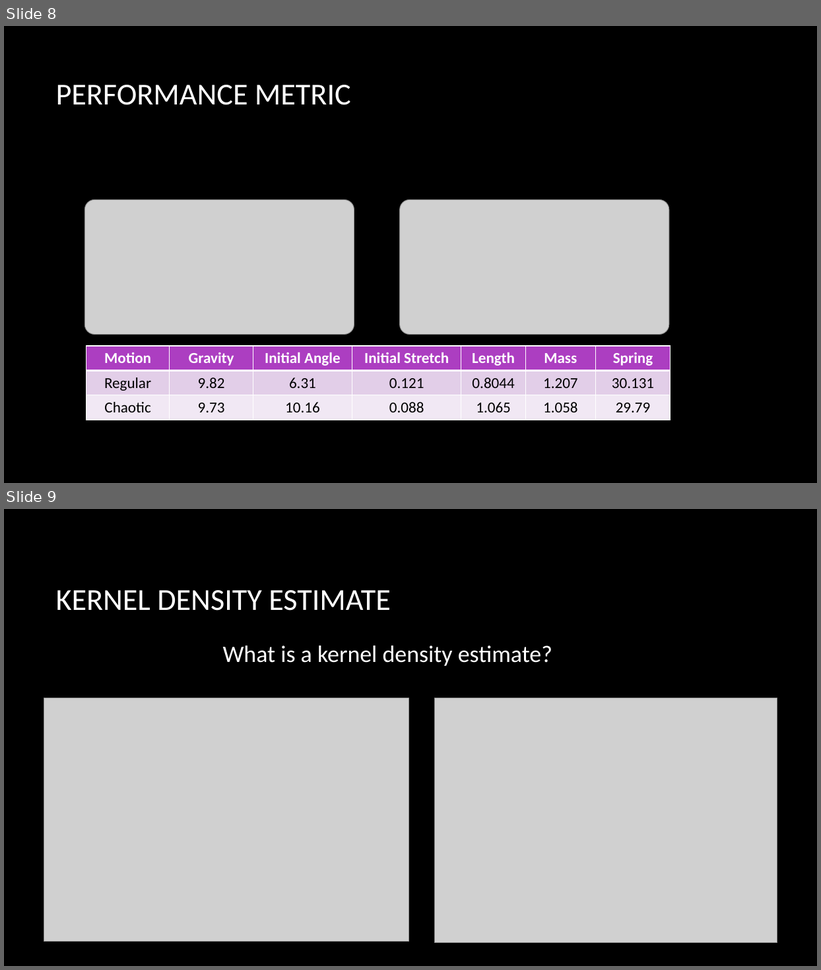
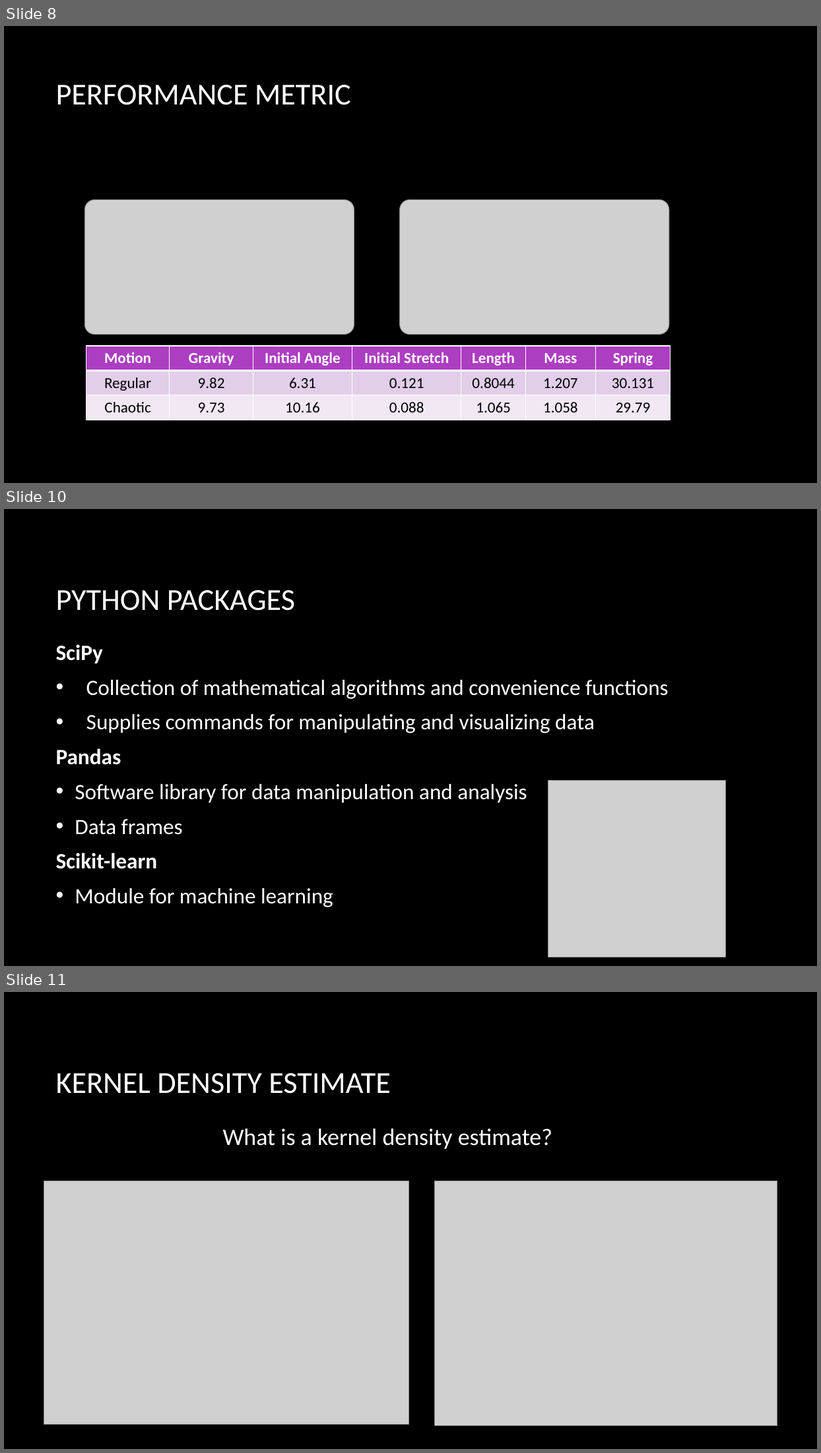
Before and after one commit to Smiley248/nasaspring, a slide deck: Presentations/NASA/NASA presentation.pptx. Shown one above the other, each under a label of ours: slides 8 and 9 before the commit, slides 8, 10 and 11 after it; the slides between them are not shown. The pictures are 821x970 and 821x1453 pixels, drawn with LibreOffice and Linux fonts; fonts in the diff are those of the drawing; grey boxes stand for pictures; background and template pictures are left out. Boxes give left, top, right and bottom in pixels: in the first picture for what was removed or moved away, otherwise in the second. Text is boxed around its words. In the diff, an @@ line names an element or a change of style, - is before the commit and + after.

```diff
--- a/Presentations/NASA/NASA presentation.pptx
+++ b/Presentations/NASA/NASA presentation.pptx
@@ slide 10 added at bbox=[4, 509, 817, 966], background picture (left out) @@
@@ title added at bbox=[56, 590, 295, 611], 36 pt, text #FFFFFF @@
+PYTHON PACKAGES
@@ text added at bbox=[56, 644, 669, 908], 25.9 pt, text #FFFFFF @@
+SciPy
+• Collection of mathematical algorithms and convenience functions
+• Supplies commands for manipulating and visualizing data
+Pandas
+• Software library for data manipulation and analysis
+• Data frames
+Scikit-learn
+• Module for machine learning
@@ picture added at bbox=[548, 780, 725, 957] @@
@@ what was slide 9 is now slide 11 @@
```
Also in this commit, not shown: 5 slides changed, 1 other slide added.
